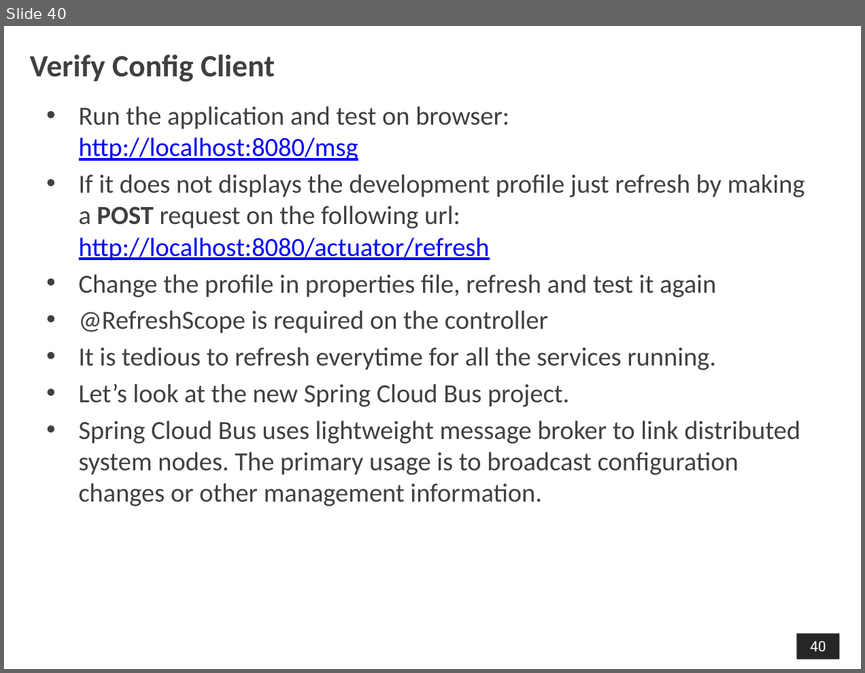
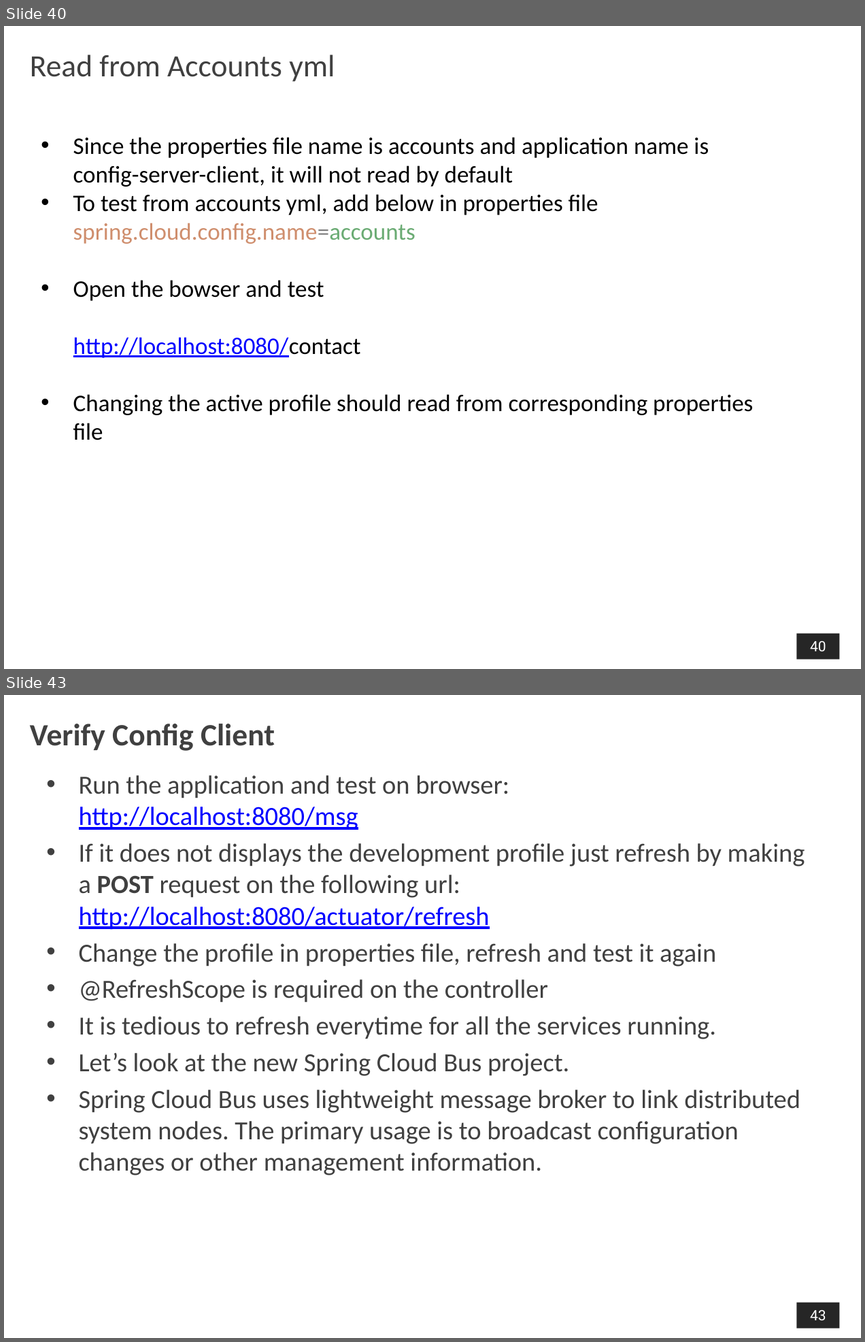
Before and after one commit to shalini06mittal/SynechronMSAug2024WS, a slide deck: ppt/102_Microservices_Cloud_CB_Config.pptx. Shown one above the other, each under a label of ours: slide 40 before the commit, slides 40 and 43 after it; the slides between them are not shown. The pictures are 865x673 and 865x1342 pixels, drawn with LibreOffice and Linux fonts; fonts in the diff are those of the drawing; background and template pictures are left out. Boxes give left, top, right and bottom in pixels: in the first picture for what was removed or moved away, otherwise in the second. Text is boxed around its words. In the diff, an @@ line names an element or a change of style, - is before the commit and + after.

Commit message:
cloud config ppt

```diff
--- a/ppt/102_Microservices_Cloud_CB_Config.pptx
+++ b/ppt/102_Microservices_Cloud_CB_Config.pptx
@@ slide 40 added at bbox=[4, 26, 861, 669], background picture (left out); not listed: 1 template element that a slide beside it also shows @@
@@ title added at bbox=[30, 55, 334, 82], 26 pt, text #404040 @@
+Read from Accounts yml
@@ text added at bbox=[73, 137, 753, 440], 20 pt, text #000000 @@
+• Since the properties file name is accounts and application name is config-server-client, it will not read by default
+• To test from accounts yml, add below in properties file
+  spring.cloud.config.name=accounts
+• Open the bowser and test
+  http://localhost:8080/contact
+• Changing the active profile should read from corresponding properties file
@@ what was slide 40 is now slide 43 @@
@@ page number at bbox=[810, 1310, 826, 1320]: text changed @@
-40
+43
```
Also in this commit, not shown: 4 slides changed, 3 other slides added, 1 other file.
